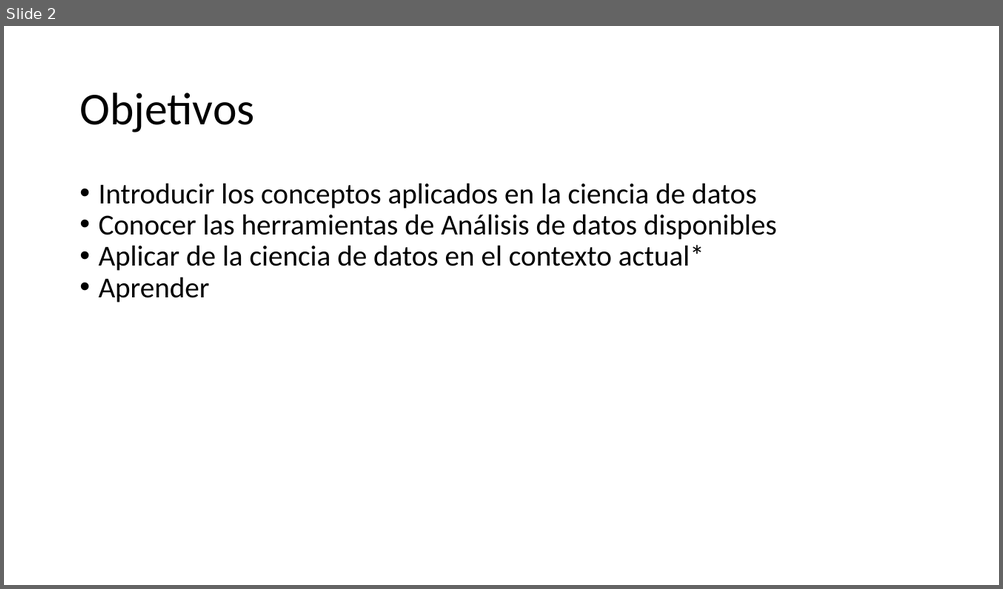
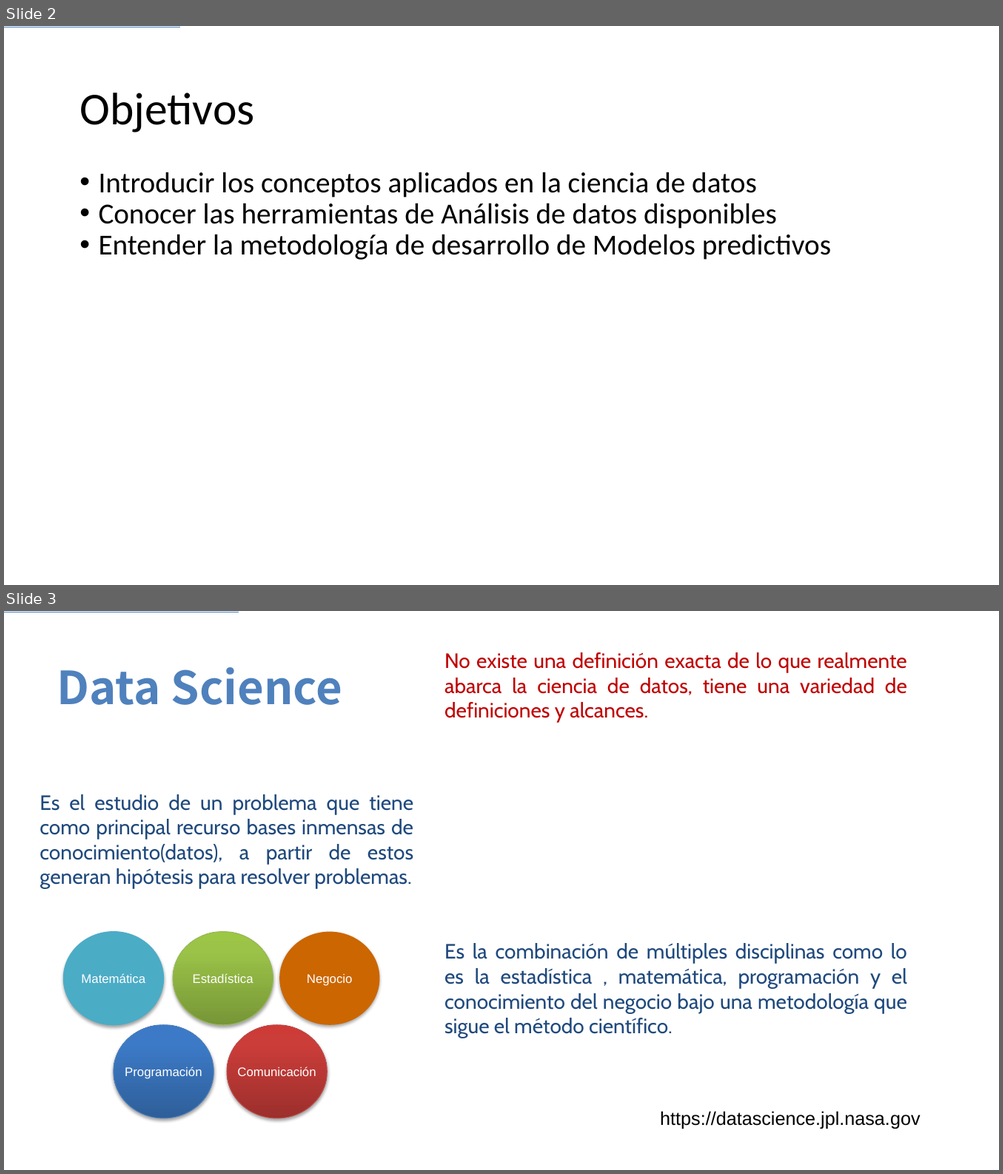
Before and after one commit to G94/CodeHunters_IntroduccionDS_01, a slide deck: Introducción al Análisis de Datos - 01.pptx. Shown one above the other, each under a label of ours: slide 2 before the commit, slides 2 and 3 after it. The pictures are 1003x589 and 1003x1174 pixels, drawn with LibreOffice and Linux fonts; fonts in the diff are those of the drawing. Boxes give left, top, right and bottom in pixels: in the first picture for what was removed or moved away, otherwise in the second. Text is boxed around its words. In the diff, an @@ line names an element or a change of style, - is before the commit and + after.

```diff
--- a/Introducción al Análisis de Datos - 01.pptx
+++ b/Introducción al Análisis de Datos - 01.pptx
@@ slide 3 added at (4, 611, 999, 1170), background #FFFFFF @@
@@ line added from (4, 612) to (239, 612), #4B7EBC 0.75 pt @@
@@ text added at (444, 652, 907, 723), 20 pt, text #C00000 @@
+No existe una definición exacta de lo que realmente abarca la ciencia de datos, tiene una variedad de definiciones y alcances.
@@ text added at (57, 667, 342, 705), 44 pt, text #4F81BD, bold @@
+Data Science
@@ text added at (40, 795, 413, 889), 20 pt, text #1F497D @@
+Es el estudio de un problema que tiene como principal recurso bases inmensas de conocimiento(datos), a partir de estos generan hipótesis para resolver problemas.
@@ ellipse added at (64, 932, 164, 1025), fill #4BACC6, outline #4BACC6 0.75 pt, 12 pt, text #FFFFFF @@
+Matemática
@@ ellipse added at (173, 932, 273, 1025), fill gradient #779737 to #9BC348 to #9DC746, outline #98B955 0.75 pt, 12 pt, text #FFFFFF @@
+Estadística
@@ ellipse added at (279, 932, 379, 1025), fill #CC6600, 12 pt, text #FFFFFF @@
+Negocio
@@ text added at (444, 943, 907, 1039), 20 pt, text #1F497D @@
+Es la combinación de múltiples disciplinas como lo es la estadística , matemática, programación y el conocimiento del negocio bajo una metodología que sigue el método científico.
@@ ellipse added at (114, 1025, 213, 1119), fill gradient #2F5F99 to #3D7CC7 to #3A7CCB, outline #4B7EBC 0.75 pt, 12 pt, text #FFFFFF @@
+Programación
@@ ellipse added at (227, 1025, 327, 1119), fill gradient #9C2F2D to #CB3E3A to #CE3B37, outline #BF4C48 0.75 pt, 12 pt, text #FFFFFF @@
+Comunicación
@@ text added at (660, 1111, 919, 1130), 18 pt, text #000000 @@
+https://datascience.jpl.nasa.gov
@@ slide 2 changed as well @@
@@ line added from (4, 27) to (180, 27), #4B7EBC 0.75 pt @@
@@ text "Introducir los conceptos aplicados en ...": place and size @@
-text "Introducir los conceptos aplicados en ..." at (99, 183, 777, 303)
+text "Introducir los conceptos aplicados en ..." at (99, 172, 831, 260)
@@ text at (99, 234, 831, 260): text changed @@
-• Aplicar de la ciencia de datos en el contexto actual*
-• Aprender
+• Entender la metodología de desarrollo de Modelos predictivos
```
Also in this commit, not shown: 9 other slides changed, 7 other slides added, 5 slides removed, 1 other file.
